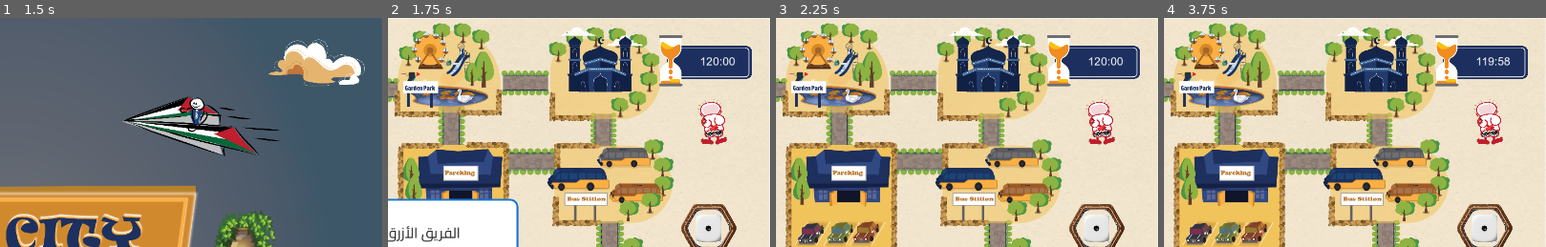
Above: before the commit, frames 1-4 (left to right).
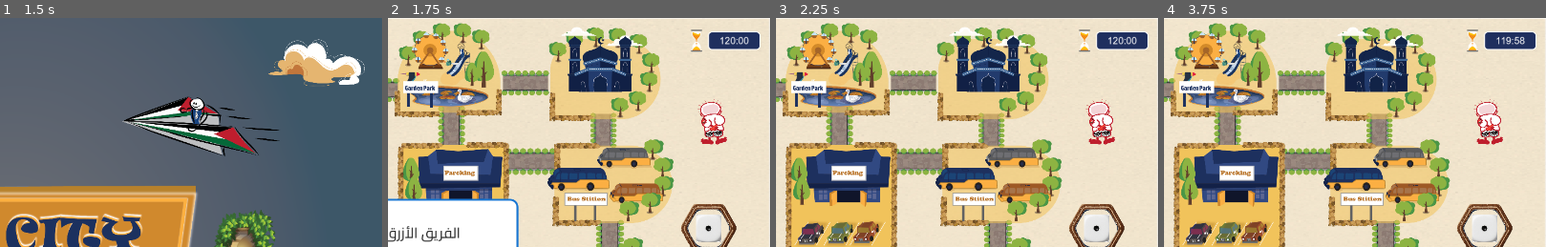
Above: after the commit, the same moments.

Repository: Ahmad-slh/pmf-city-origin
Game: Godot game, scene res://scenes/MainMenu.tscn
Two runs of this game, one before a commit and one after it. Both use one fixed random seed, a clock stepped at 60 frames per second and the inputs below.
Inputs (mouse positions are % of the whole screen's width and height, from its top left):
- Up to frame 1 (1.5 s): click (18, 59) at 0.5 s; click (18, 59) at 1.25 s
- Up to frame 2 (1.75 s): no input
- Up to frame 3 (2.25 s): click (50, 50) at 2.02 s
- Up to frame 4 (3.75 s): tap Enter at 2.75 s; drag from (16, 10) to (58, 9) at 2.77 s; drag from (38, 10) to (79, 11) at 3.52 s
The pictures show only the part of the screen within x 50-100%, y 0-50%; the shares and areas given below are measured in that part.

Frame 1 is identical in both runs. In frame 2, 4.8% of the frame differs, in the area x 71-98%, y 5-30%; in frame 3, 4.8%; in frame 4, 4.8%.

Commit message:
Shrink timer and separate hourglass from clock panel

Diff:
--- /dev/null
+++ b/assets/images/timer/hourglass.svg
@@ -0,0 +1,10 @@
+<svg xmlns="http://www.w3.org/2000/svg" width="28" height="56" viewBox="0 0 28 56">
+  <path d="M4 5h20v8c0 7-7 10-8 14v2c1 4 8 7 8 14v8H4v-8c0-7 7-10 8-14v-2C11 23 4 20 4 13Z" fill="#fff"/>
+  <path d="M5 8c6 0 11 8 18 2v3c0 6-7 9-8 14v4h-2v-4C12 22 5 19 5 13Z" fill="#f28c18"/>
+  <path d="M5 8c6 0 11 8 18 2v3C16 18 10 14 5 11Z" fill="#ffc20a"/>
+  <path d="M6 47c3-2 5-5 8-5s5 3 8 5v3H6Z" fill="#ffc20a"/>
+  <path d="M5 49h18v2H5Z" fill="#f28c18"/>
+  <circle cx="14" cy="35" r="1.5" fill="#f28c18"/>
+  <circle cx="14" cy="40" r="1" fill="#f28c18"/>
+  <path d="M2 3h24M2 53h24" stroke="#707070" stroke-width="3" stroke-linecap="round"/>
+</svg>
--- a/scenes/board_background.tscn
+++ b/scenes/board_background.tscn
@@ -10,7 +10,7 @@
 [ext_resource type="Texture2D" uid="uid://bv5g0lhm1qdod" path="res://assets/images/MainPageItems/UP Panel.png" id="6_cguuw"]
 [ext_resource type="Texture2D" uid="uid://vcs4386uex4b" path="res://assets/images/MainPageItems/TeamLabelName-red.png" id="9_y3wg4"]
 [ext_resource type="Texture2D" uid="uid://djwo7eec2aceo" path="res://assets/images/MainPageItems/effects-red.png" id="12_27j5c"]
-[ext_resource type="Texture2D" uid="uid://bn47lolo0i6bd" path="res://assets/images/timer/Timer-image.png" id="12_c725k"]
+[ext_resource type="Texture2D" path="res://assets/images/timer/hourglass.svg" id="12_c725k"]
 [ext_resource type="Texture2D" uid="uid://ch3k6psdkmjd7" path="res://assets/images/MainPageItems/effects-blue.png" id="13_62jyy"]
 [ext_resource type="PackedScene" uid="uid://dby3bmkxex8kb" path="res://scenes/EventNotification.tscn" id="14_xbdsl"]
 [ext_resource type="PackedScene" uid="uid://eppplix32qj1" path="res://scenes/debug_event_panel.tscn" id="15_lr428"]
@@ -41,6 +41,18 @@
 corner_radius_top_right = 8
 corner_radius_bottom_right = 8
 corner_radius_bottom_left = 8
+
+[sub_resource type="StyleBoxFlat" id="StyleBoxFlat_clock"]
+bg_color = Color(0.122, 0.184, 0.369, 1)
+border_width_left = 2
+border_width_top = 2
+border_width_right = 2
+border_width_bottom = 2
+border_color = Color(1, 1, 1, 1)
+corner_radius_top_left = 7
+corner_radius_top_right = 7
+corner_radius_bottom_right = 7
+corner_radius_bottom_left = 7
 
 [node name="BoardBackground" type="Node2D" unique_id=747300420]
 script = ExtResource("1_pblq0")
@@ -204,28 +216,39 @@
 [node name="TimerUI" type="CanvasLayer" parent="."]
 layer = 10
 
-[node name="TimerImage" type="TextureRect" parent="TimerUI" unique_id=724480552]
+[node name="TimerImage" type="HBoxContainer" parent="TimerUI" unique_id=724480552]
 anchors_preset = 1
 anchor_left = 1.0
 anchor_right = 1.0
-offset_left = -244.0
-offset_top = 12.0
+offset_left = -164.0
+offset_top = 20.0
 offset_right = -20.0
-offset_bottom = 147.0
+offset_bottom = 74.0
 grow_horizontal = 0
+mouse_filter = 2
+layout_direction = 1
+theme_override_constants/separation = 12
+
+[node name="Hourglass" type="TextureRect" parent="TimerUI/TimerImage"]
+custom_minimum_size = Vector2(24, 54)
+layout_mode = 2
 mouse_filter = 2
 texture = ExtResource("12_c725k")
 expand_mode = 1
-stretch_mode = 0
-
-[node name="GameTimerLabel" type="Label" parent="TimerUI/TimerImage" unique_id=1586888424]
-offset_left = 72.0
-offset_top = 49.0
-offset_right = 199.0
-offset_bottom = 107.0
+stretch_mode = 5
+
+[node name="ClockBox" type="PanelContainer" parent="TimerUI/TimerImage"]
+custom_minimum_size = Vector2(108, 38)
+layout_mode = 2
+size_flags_vertical = 4
+mouse_filter = 2
+theme_override_styles/panel = SubResource("StyleBoxFlat_clock")
+
+[node name="GameTimerLabel" type="Label" parent="TimerUI/TimerImage/ClockBox" unique_id=1586888424]
+layout_mode = 2
 mouse_filter = 2
 theme_override_fonts/font = ExtResource("21_arialfont")
-theme_override_font_sizes/font_size = 24
+theme_override_font_sizes/font_size = 20
 text = "120:00"
 horizontal_alignment = 1
 vertical_alignment = 1
--- a/scripts/BoardBackground.gd
+++ b/scripts/BoardBackground.gd
@@ -16,7 +16,7 @@
 
 @onready var debug_event_panel : CanvasLayer = $DebugEventPanel
 
-@onready var game_timer_label: Label = $TimerUI/TimerImage/GameTimerLabel
+@onready var game_timer_label: Label = $TimerUI/TimerImage/ClockBox/GameTimerLabel
 @onready var game_timer: Timer = $GameTimer
 @onready var exit_to_menu_button: Button = $ExitUI/ExitToMenuButton
 @onready var game_over_popup: CanvasLayer = $GameOverPopup
Not shown, added: assets/images/timer/hourglass.svg.import
